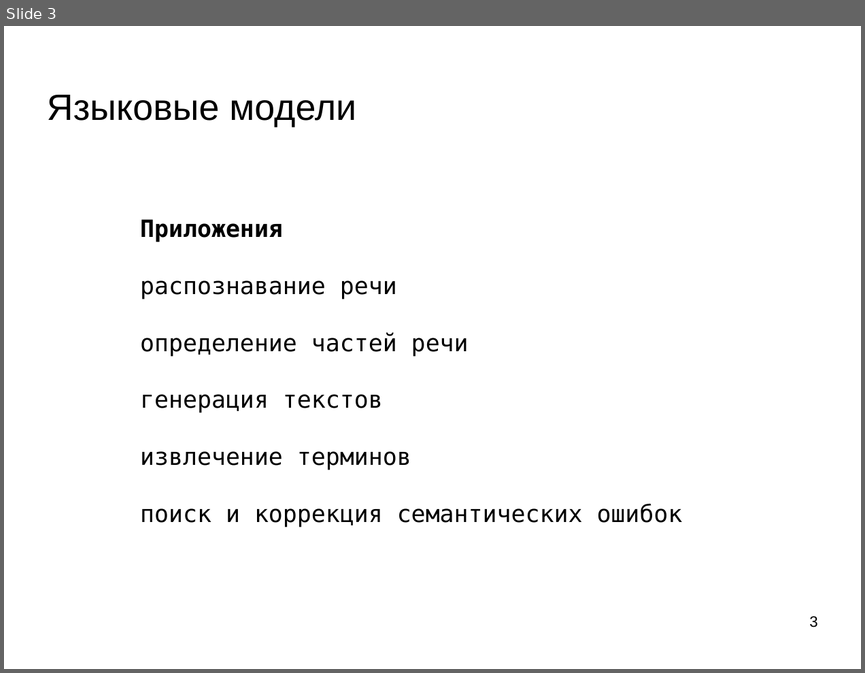
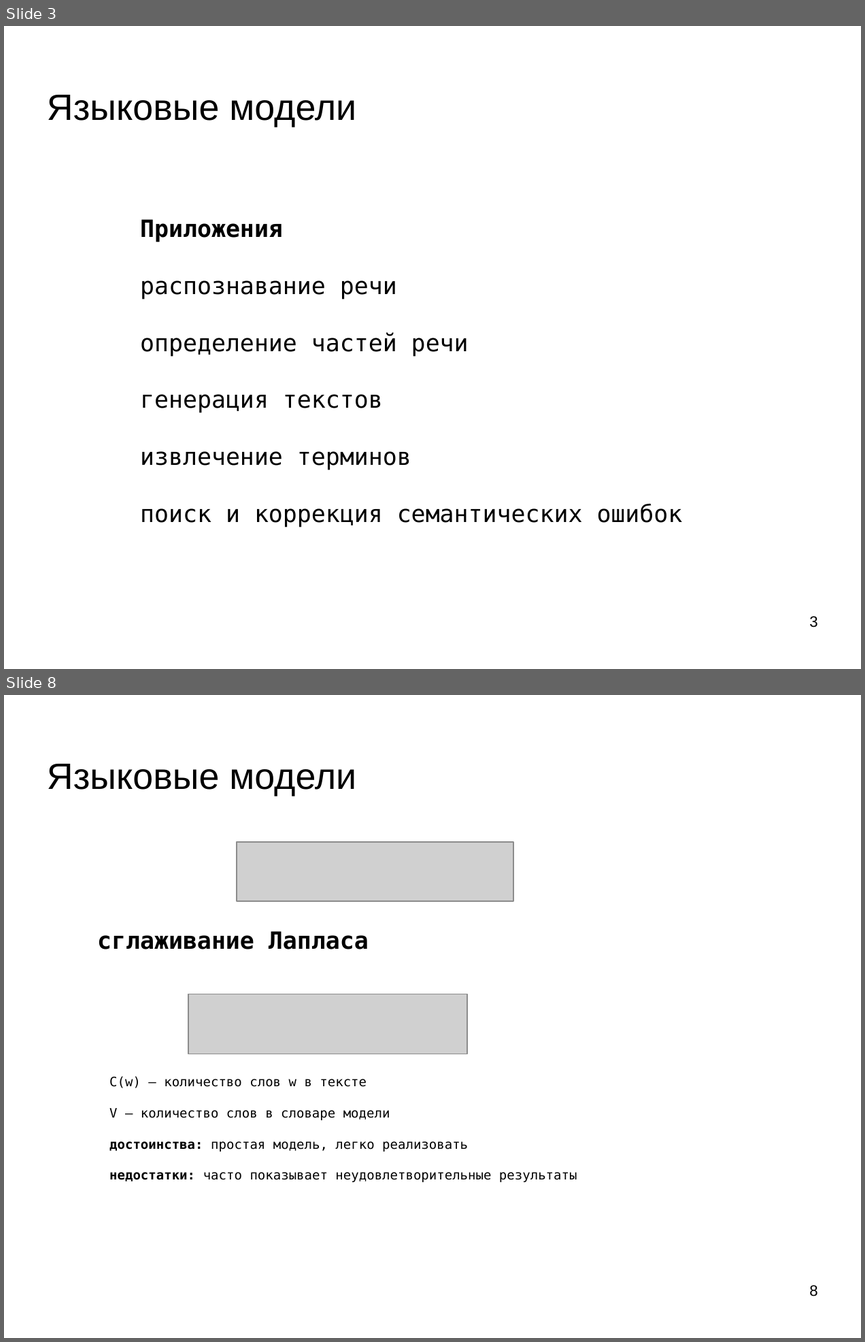
Before and after one commit to mechanoid5/ml_nlp_2022, a slide deck: 05-lang-model.odp. Shown one above the other, each under a label of ours: slide 3 before the commit, slides 3 and 8 after it; the slides between them are not shown. The pictures are 865x673 and 865x1342 pixels, drawn with LibreOffice and Linux fonts; fonts in the diff are those of the drawing; grey boxes stand for pictures; background and template pictures are left out. Boxes give left, top, right and bottom in pixels: in the first picture for what was removed or moved away, otherwise in the second. Text is boxed around its words. In the diff, an @@ line names an element or a change of style, - is before the commit and + after.

```diff
--- a/05-lang-model.odp
+++ b/05-lang-model.odp
@@ slide 8 added at (4, 695, 861, 1338), background picture (left out) @@
@@ title added at (47, 764, 356, 796), 33.9 pt, text #000000 @@
+Языковые модели
@@ picture added at (237, 842, 513, 901) @@
@@ text added at (97, 931, 368, 949), 22 pt, text #000000, bold @@
+сглаживание Лапласа
@@ picture added at (188, 994, 467, 1053) @@
@@ text added at (109, 1076, 577, 1182), 12 pt, text #000000 @@
+С(w) — количество слов w в тексте
+V — количество слов в словаре модели
+достоинства: простая модель, легко реализовать
+недостатки: часто показывает неудовлетворительные результаты
@@ page number added at (809, 1285, 817, 1296), 14 pt, text #000000 @@
+8
```
Also in this commit, not shown: 5 slides changed, 4 other slides added, 2 slides removed, 1 other file.
